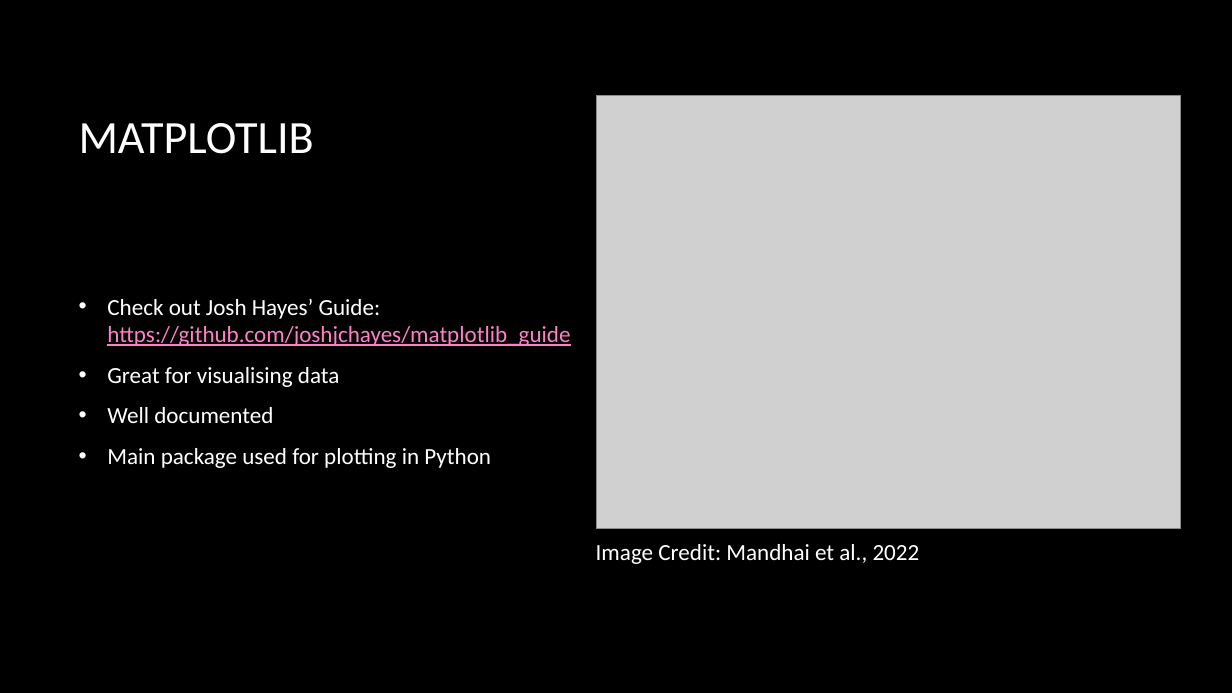
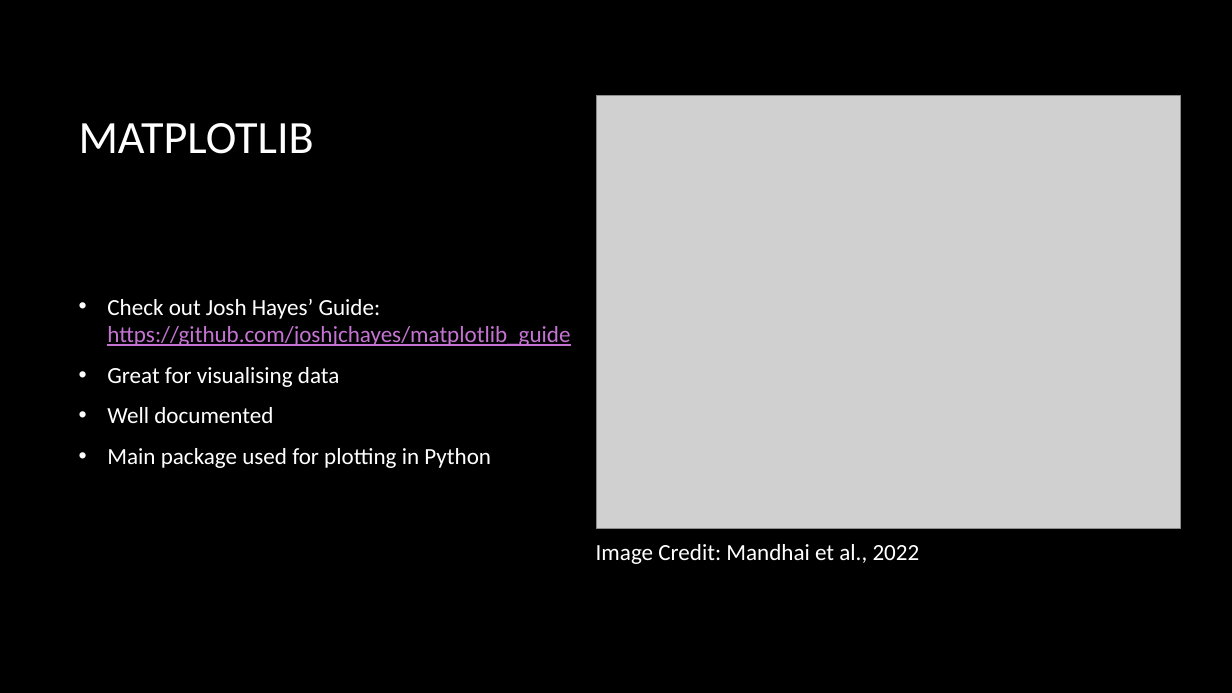
Before and after one commit to smandhai/Astro-Data-Handling-Tutorials, a slide deck: slide 17 of Intro to Astro-data .pptx. Drawn at 1232x693 pixels with LibreOffice and Linux fonts; fonts in the diff are those of the drawing; grey boxes stand for pictures; background and template pictures are left out. Boxes give left, top, right and bottom in pixels: in the first picture for what was removed or moved away, otherwise in the second. Text is boxed around its words. In the diff, an @@ line names an element or a change of style, - is before the commit and + after.

```diff
--- a/Intro to Astro-data .pptx
+++ b/Intro to Astro-data .pptx
@@ text at [107,299,570,346]: text colour #FE80C7 to #C573D2 in "https://github.com/joshjchayes/matplotlib_guide" @@
```
Also in this commit, not shown: 11 other slides changed, 2 slides added, 1 slide removed, 1 other file.
